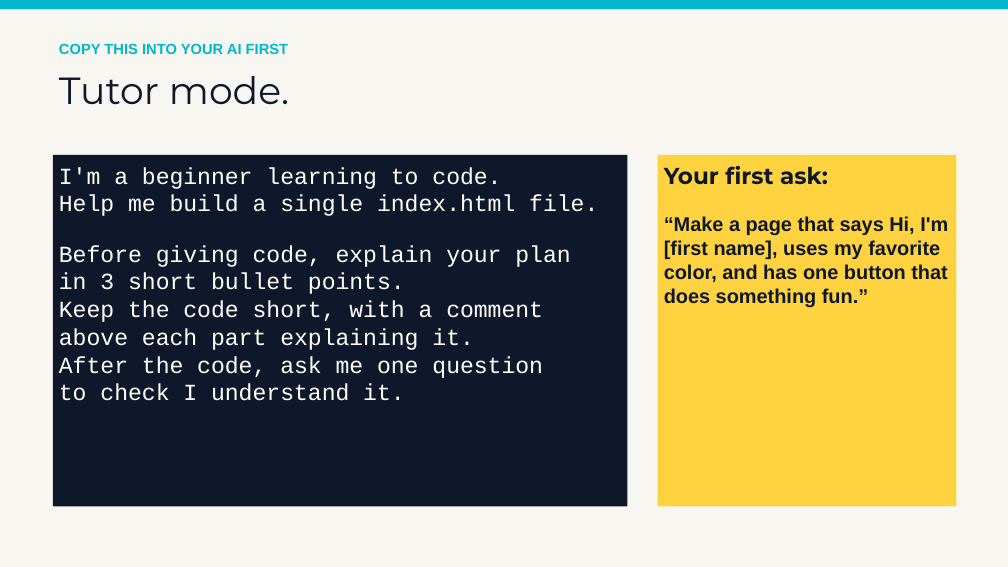
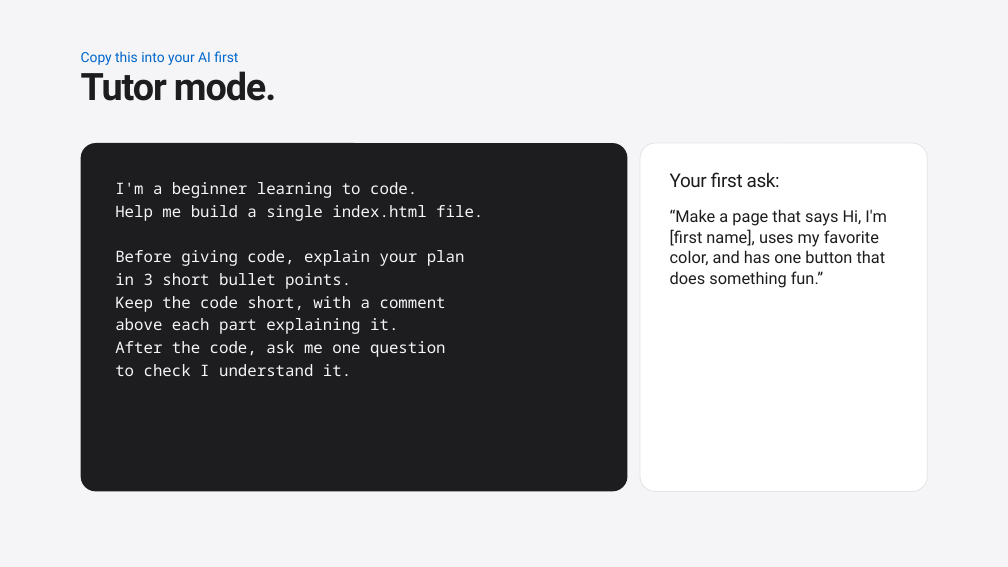
Before and after one commit to siddharthsivaramancode/ai-workshop, a slide deck: slide 18 of slideshows/session-01-kickoff.pptx. Drawn at 1008x567 pixels with LibreOffice and Linux fonts; fonts in the diff are those of the drawing. Boxes give left, top, right and bottom in pixels: in the first picture for what was removed or moved away, otherwise in the second. Text is boxed around its words. In the diff, an @@ line names an element or a change of style, - is before the commit and + after.

```diff
--- a/slideshows/session-01-kickoff.pptx
+++ b/slideshows/session-01-kickoff.pptx
@@ background #F7F6F1 to #F5F5F7 @@
@@ rectangle removed at (0,0,1008,9) @@
@@ text at (81,51,238,65): text changed; size 14 to 13.2 pt; font Arial to Roboto; text colour #00B8C9 to #0066CC; bold off @@
-COPY THIS INTO YOUR AI FIRST
+Copy this into your AI first
@@ text "Tutor mode.": place and size @@
-text "Tutor mode." at (59,76,289,104)
+text "Tutor mode." at (81,71,276,101)
@@ text "Tutor mode." at (81,71,276,101): font Montserrat to Roboto, text colour #0F172A to #1D1D1F, letter spacing 0 to -1.1 pt, bold on; line spacing 1 to 0.79 @@
@@ rounded rectangle "I'm a beginner learning to ...": place and size @@
-rounded rectangle "I'm a beginner learning to ..." at (53,155,628,507)
+rounded rectangle "I'm a beginner learning to ..." at (81,143,628,492)
@@ rounded rectangle "I'm a beginner learning to ..." at (81,143,628,492): size 22 to 15 pt, font Courier New to Noto Sans Mono, text colour #FFFFFF to #F5F5F7; line spacing 1 to 1.2; rectangle to rounded rectangle; fill #0F172A to #1D1D1F @@
@@ rounded rectangle "Your first ask:": place and size @@
-rounded rectangle "Your first ask:" at (658,155,957,507)
+rounded rectangle "Your first ask:" at (640,143,928,492)
@@ rounded rectangle "Your first ask:" at (640,143,928,492): size 22 to 18 pt, font Montserrat to Roboto, letter spacing 0 to -0.4 pt in "Your first ask:"; text colour #0F172A to #1D1D1F, bold off; size 19 to 15.6 pt, font Arial to Roboto in "“Make a page that says Hi, I'm ..."; line spacing 1 to 0.83; line spacing 1 to 1.05; more space between paragraphs; rectangle to rounded rectangle; fill #FFD23F to #FFFFFF; outline none to #E3E3E6 0.75 pt @@
```
Also in this commit, not shown: 21 other slides changed, 1 other file.
